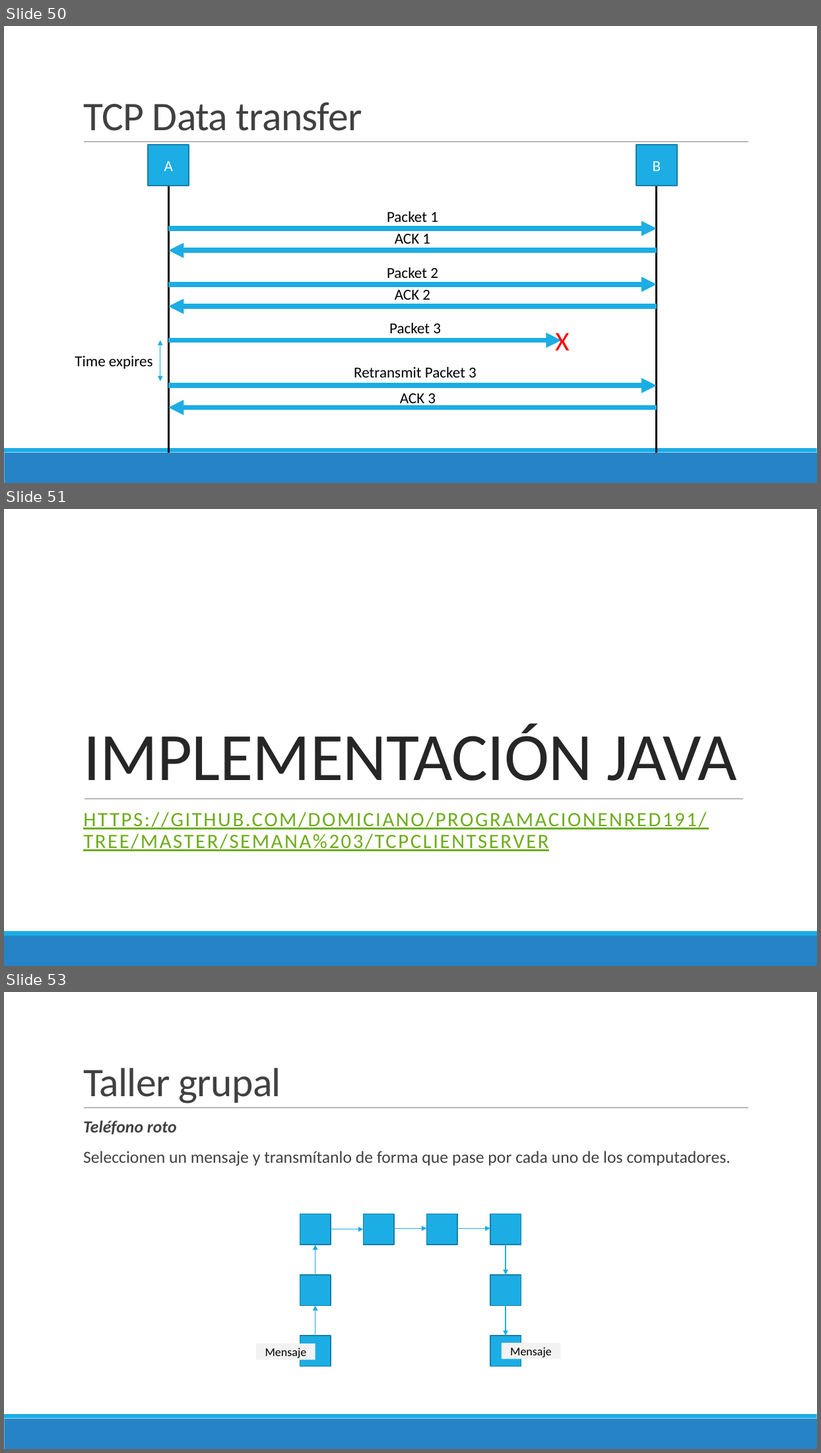
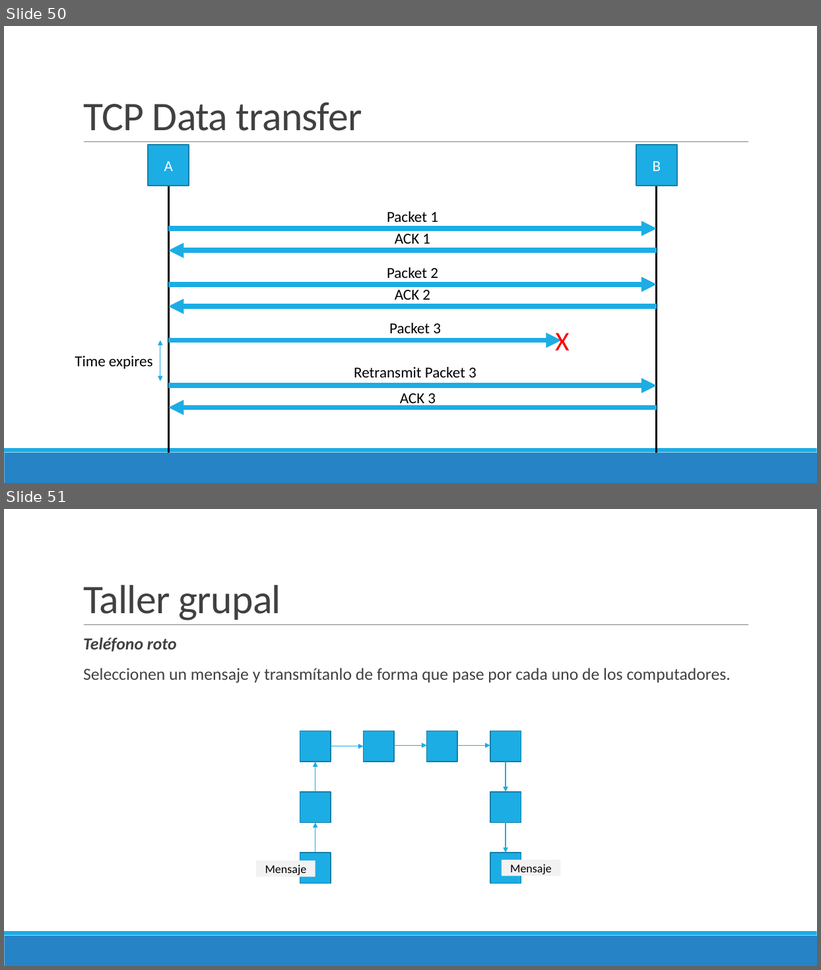
Before and after one commit to Domiciano/ProgramRed192, a slide deck: Clase2/Presentación.pptx. Shown one above the other, each under a label of ours: slides 50, 51 and 53 before the commit, slides 50 and 51 after it; the slides between them are not shown. The pictures are 821x1453 and 821x970 pixels, drawn with LibreOffice and Linux fonts; fonts in the diff are those of the drawing. Boxes give left, top, right and bottom in pixels: in the first picture for what was removed or moved away, otherwise in the second. Text is boxed around its words. In the diff, an @@ line names an element or a change of style, - is before the commit and + after.

Commit message:
Semana 2

```diff
--- a/Clase2/Presentación.pptx
+++ b/Clase2/Presentación.pptx
@@ slide 51 removed at (x1=4, y1=509, x2=817, y2=966), background #FFFFFF; not listed: 2 template elements that a slide beside it also shows @@
@@ title removed at (x1=83, y1=724, x2=737, y2=781) @@
-IMPLEMENTACIÓN JAVA
@@ line removed from (85, 799) to (743, 799) @@
@@ subtitle removed at (x1=83, y1=812, x2=706, y2=852) @@
-HTTPS://GITHUB.COM/DOMICIANO/PROGRAMACIONENRED191/TREE/MASTER/SEMANA%203/TCPCLIENTSERVER
@@ what was slide 53 is now slide 51 @@
```
Also in this commit, not shown: 1 other slide removed.
